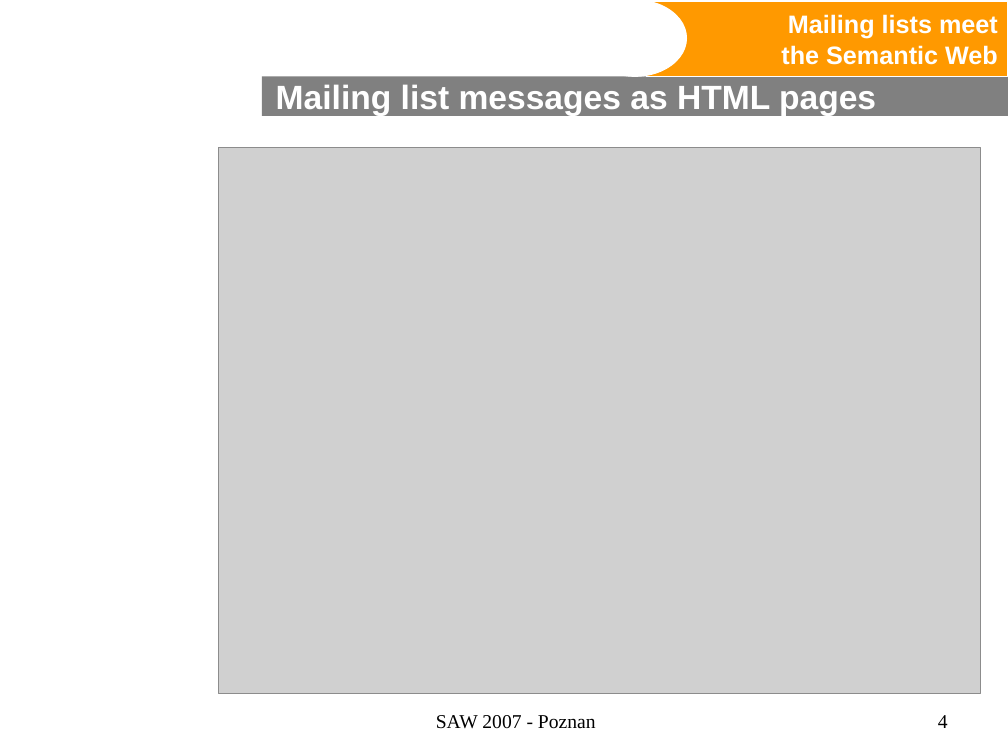
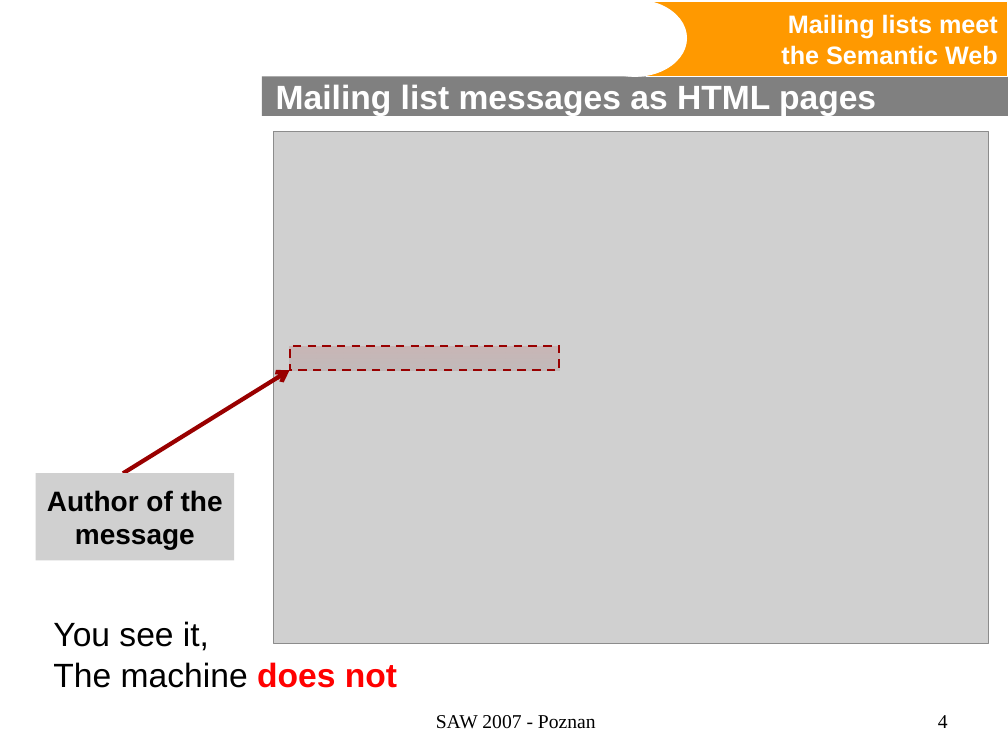
Before and after one commit to wikier/swaml, a slide deck: slide 4 of doc/talks/20070427-saw2007/swaml.ppt. Drawn at 1008x756 pixels with LibreOffice and Linux fonts; fonts in the diff are those of the drawing; grey boxes stand for pictures; background and template pictures are left out. Boxes give left, top, right and bottom in pixels: in the first picture for what was removed or moved away, otherwise in the second. Text is boxed around its words. In the diff, an @@ line names an element or a change of style, - is before the commit and + after.

Commit message:
more work on the talk

```diff
--- a/doc/talks/20070427-saw2007/swaml.ppt
+++ b/doc/talks/20070427-saw2007/swaml.ppt
@@ picture: place and size @@
-picture at box(218, 148, 980, 694)
+picture at box(274, 132, 989, 643)
@@ rectangle added at box(289, 347, 559, 371), fill gradient #990000 to #460000, outline #990000 1.5 pt dashed @@
@@ arrow added from (123, 474) to (289, 370), #990000 3 pt @@
@@ picture added at box(35, 473, 234, 560), 20 pt, text #000000, bold @@
+Author of the
+message
@@ text added at box(53, 621, 397, 688), 24 pt, text #000000 @@
+You see it,
+The machine does not
```
Also in this commit, not shown: 1 other slide changed, 1 slide added.
